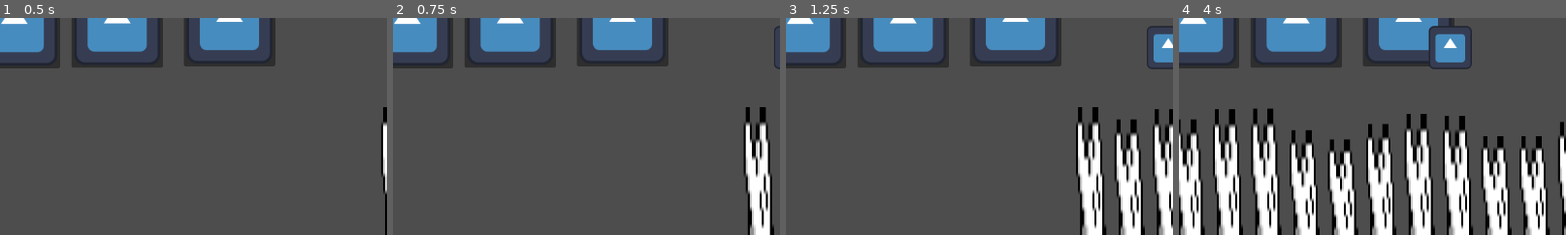
Above: before the commit, frames 1-4 (left to right).
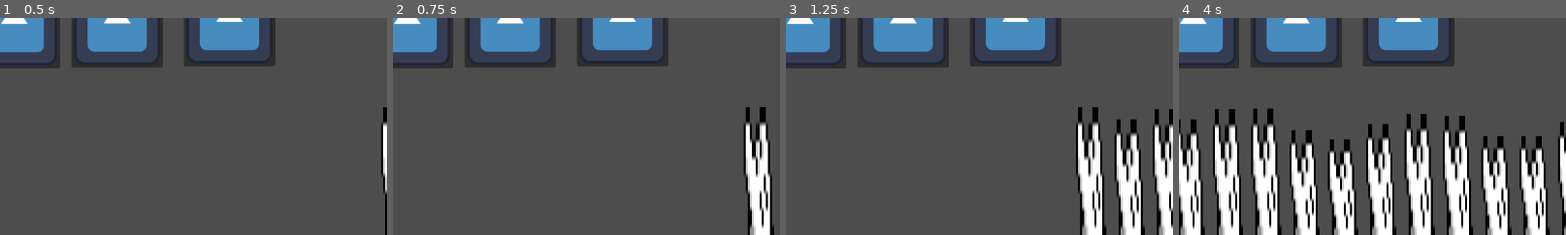
Above: after the commit, the same moments.

Repository: luiigi2000/campfireflagship-4
Game: Godot game, scene res://Scenes/flappybirdlevel.tscn
Same seed, same stepped clock (60 frames per second), same inputs: the game is played once before the commit and once after it. This scene is started directly instead of the project's main scene. The engine's default icon, where the game draws it, is replaced by a stand-in: a white triangle on a blue panel in a dark square.
Inputs (mouse positions are % of the whole screen's width and height, from its top left):
- Up to frame 1 (0.5 s): no input
- Up to frame 2 (0.75 s): click (13, 44) at 0.5 s
- Up to frame 3 (1.25 s): no input
- Up to frame 4 (4 s): tap Enter (ui_accept) at 1.25, 1.52, 1.82, 2.27, 2.57, 3.77 s; move the mouse to (72, 45) at 1.27 s; hold Right 1.28-2.78 s; tap Alt at 1.35, 2.85 s; move the mouse to (30, 55) at 2.02 s; tap Shift at 2.1, 3.6 s; move the mouse to (60, 28) at 2.77 s; hold Left 2.78-3.53 s; move the mouse to (45, 70) at 3.52 s; hold Right from 3.53 s (still down)
The pictures show only the part of the screen within x 50-100%, y 43-93%; the shares and areas given below are measured in that part.

Frame 1 is identical in both runs. In frame 2, less than 0.1% of the frame differs, in the area x 98-100%, y 3-24%; in frame 3, 0.9%; in frame 4, 1.6%, in the area x 64-76%, y 3-24%.

Commit message:
Updates
I kinda forgot to update my github for a while but what i did was I finished my geogemtry dash level and completed a new level where hands spawn into the screen and shoot at the plyaer.

Diff:
--- a/Scenes/flappybirdlevel.tscn
+++ b/Scenes/flappybirdlevel.tscn
@@ -46,3 +46,4 @@
 shape = SubResource("RectangleShape2D_rh0b3")
 
 [connection signal="timeout" from="SpawnWallTimer" to="Player" method="_on_spawn_wall_timer_timeout"]
+[connection signal="body_entered" from="Key" to="Player" method="_on_key_body_entered"]
--- /dev/null
+++ b/Scenes/gun_level.tscn
@@ -0,0 +1,19 @@
+[gd_scene load_steps=4 format=3 uid="uid://bxpvukm31751d"]
+
+[ext_resource type="Script" uid="uid://cren72otefws3" path="res://Scripts/gun_level.gd" id="1_0ls67"]
+[ext_resource type="Texture2D" uid="uid://cg0bqqbohc5em" path="res://Mouse/whitehandmove.png" id="2_1gqjw"]
+
+[sub_resource type="RectangleShape2D" id="RectangleShape2D_c4rb7"]
+size = Vector2(59, 68)
+
+[node name="gun_level" type="Node2D"]
+script = ExtResource("1_0ls67")
+
+[node name="Mouse" type="Sprite2D" parent="."]
+texture = ExtResource("2_1gqjw")
+
+[node name="Area2D" type="Area2D" parent="Mouse"]
+
+[node name="CollisionShape2D" type="CollisionShape2D" parent="Mouse/Area2D"]
+position = Vector2(-1.5, 1)
+shape = SubResource("RectangleShape2D_c4rb7")
--- a/Scripts/Global.gd
+++ b/Scripts/Global.gd
@@ -1,13 +1,13 @@
 extends Node2D
 
-enum level {level1,level2,level3}
+enum level {level1,level2,level3,level4}
 @onready var state = level.level1
 var level_child
 var goal
 # Called when the node enters the scene tree for the first time.
 func _ready() -> void:
 	Input.set_custom_mouse_cursor(preload("res://Mouse/whitehandmove.png"))
-	change_level(false)
+	change_level()
 
 
 # Called every frame. 'delta' is the elapsed time since the previous frame.
@@ -15,7 +15,7 @@
 	if Input.is_action_just_pressed("click"):
 		await get_tree().create_timer(.1).timeout
 
-func change_level(reset_scene):
+func change_level(reset_scene = false):
 	if is_instance_valid(level_child):
 		level_child.queue_free()
 		if not reset_scene:
@@ -25,4 +25,6 @@
 		level_child = preload("res://Scenes/pianolevel.tscn").instantiate()
 	elif state == level.level2:
 		level_child = preload("res://Scenes/flappybirdlevel.tscn").instantiate()
+	elif state == level.level3:
+		level_child = preload("res://Scenes/gun_level.tscn").instantiate()
 	add_child(level_child)
--- /dev/null
+++ b/Scripts/gun_level.gd
@@ -0,0 +1,15 @@
+extends Node2D
+
+
+# Called when the node enters the scene tree for the first time.
+func _ready() -> void:
+	Input.mouse_mode = Input.MOUSE_MODE_HIDDEN
+	for i in range(50):
+		await get_tree().create_timer(randf_range(0,1)).timeout
+		var gun = preload("res://gun.tscn").instantiate()
+		add_child(gun)
+
+
+# Called every frame. 'delta' is the elapsed time since the previous frame.
+func _process(delta: float) -> void:
+	$Mouse.position = get_global_mouse_position()
--- a/Scripts/level_1.gd
+++ b/Scripts/level_1.gd
@@ -4,7 +4,7 @@
 var all_notes = [preload("res://Audio/Scene1/a.wav"),preload("res://Audio/Scene1/b.wav"),preload("res://Audio/Scene1/c.wav"),preload("res://Audio/Scene1/d.wav"),preload("res://Audio/Scene1/d#.mp3"),preload("res://Audio/Scene1/e.mp3")]
 var correct_sequence = [all_notes[5],all_notes[4],all_notes[5],all_notes[4],all_notes[5],all_notes[1],all_notes[3],all_notes[2],all_notes[0]]
 var all_same_notes = [all_notes[5],all_notes[5],all_notes[5],all_notes[5],all_notes[5],all_notes[5]]
-var all_same_notes_debounce = true
+var all_same_notes_debounce = false
 
 func _ready() -> void:
 	hover_to_functions()
@@ -63,7 +63,6 @@
 			current_sequence = []
 
 	if sequence_correct:
-		print(count)
 		count+=1
 	if current_sequence.size() != correct_sequence.size():
 		sequence_correct = false
@@ -71,7 +70,7 @@
 		Global.goal.modulate = Color.GREEN
 		current_sequence = []
 		Global.state = Global.level.level2
-		Global.change_level(false)
+		Global.change_level()
 
 func _on_button_hover():
 	# button is the one hovered
--- a/character_body_2d.gd
+++ b/character_body_2d.gd
@@ -11,7 +11,7 @@
 	print("BEGGINING")
 	Input.set_mouse_mode(Input.MOUSE_MODE_HIDDEN)
 	$"../SpawnWallTimer".start()
-	#await get_tree().create_timer(25).timeout
+	await get_tree().create_timer(15).timeout
 	key_spawned_debounce = true
 
 
@@ -70,11 +70,10 @@
 func _on_key_body_entered(body: Node2D) -> void:
 	if body.name == "Player":
 		Global.state = Global.level.level3
-		get_parent().queue_free()
+		Global.change_level()
 
 
 func _on_area_2d_body_entered(body: Node2D) -> void:
-	print(body)
 	if body.name != "Player":
 		return
 	call_deferred("_reload_scene")
--- /dev/null
+++ b/gun.gd
@@ -0,0 +1,43 @@
+extends AnimatedSprite2D
+
+@onready var gun_size = preload("res://Mouse/whitehandmove.png").get_size()
+# Called when the node enters the scene tree for the first time.
+var has_shot_gun = false
+var target_position
+@onready var raycast = $RayCast
+var rotation_target
+
+func _ready() -> void:
+	target_position = get_global_mouse_position()
+	spawn_shooter()
+	rotation_target =  (get_global_mouse_position()-position).angle() + deg_to_rad(90)
+
+
+# Called every frame. 'delta' is the elapsed time since the previous frame.
+func _physics_process(delta: float) -> void:
+	rotation = rotation_target
+	if position.x < gun_size.x or position.y < gun_size.y or position.x > get_viewport_rect().size.x+gun_size.x or position.y > get_viewport_rect().size.y-gun_size.y:
+		position = position.move_toward(target_position, 1)
+
+	elif not has_shot_gun:
+		shoot_gun()
+	if raycast.is_colliding():
+		Global.change_level(true)
+
+
+
+func spawn_shooter():
+	var spawn_position = Vector2(randf_range(-gun_size.x,get_viewport_rect().size.x+gun_size.x),[-gun_size.y,get_viewport_rect().size.y+gun_size.y].pick_random())
+	position = spawn_position
+
+func shoot_gun():
+	has_shot_gun = true
+	await get_tree().create_timer(2).timeout
+	raycast.enabled = true
+	play()
+	add_bullet()
+	await get_tree().create_timer(2).timeout
+	get_parent().queue_free()
+
+func add_bullet():
+	$Bullet.visible = true
--- /dev/null
+++ b/gun.tscn
@@ -0,0 +1,45 @@
+[gd_scene load_steps=6 format=3 uid="uid://cbnu2osmlkm1e"]
+
+[ext_resource type="Texture2D" uid="uid://cg0bqqbohc5em" path="res://Mouse/whitehandmove.png" id="1_dk5gl"]
+[ext_resource type="Texture2D" uid="uid://bhb4op5k8wwbu" path="res://Mouse/forwardhand.png" id="2_dk5gl"]
+[ext_resource type="Script" uid="uid://8rbuw8uhbkf" path="res://gun.gd" id="3_kw0bs"]
+
+[sub_resource type="SpriteFrames" id="SpriteFrames_8iju2"]
+animations = [{
+"frames": [{
+"duration": 1.0,
+"texture": ExtResource("1_dk5gl")
+}, {
+"duration": 1.0,
+"texture": ExtResource("2_dk5gl")
+}],
+"loop": false,
+"name": &"Shoot",
+"speed": 5.0
+}]
+
+[sub_resource type="QuadMesh" id="QuadMesh_kw0bs"]
+
+[node name="Gun" type="Node2D"]
+
+[node name="GunAnimation" type="AnimatedSprite2D" parent="."]
+sprite_frames = SubResource("SpriteFrames_8iju2")
+animation = &"Shoot"
+frame_progress = 1.0
+speed_scale = 0.5
+script = ExtResource("3_kw0bs")
+
+[node name="Bullet" type="MeshInstance2D" parent="GunAnimation"]
+visible = false
+self_modulate = Color(1, 0, 0, 1)
+position = Vector2(1.999999, -573)
+scale = Vector2(30, 1152)
+mesh = SubResource("QuadMesh_kw0bs")
+
+[node name="RayCast" type="RayCast2D" parent="GunAnimation"]
+self_modulate = Color(1, 0, 0, 1)
+position = Vector2(2, 3)
+rotation = -3.1415925
+scale = Vector2(20, 1152)
+enabled = false
+collide_with_areas = true
Binary file added: Mouse/forwardhand.png
Not shown, added: Mouse/forwardhand.png.import
Not shown, added: Scripts/gun_level.gd.uid
Not shown, added: gun.gd.uid
